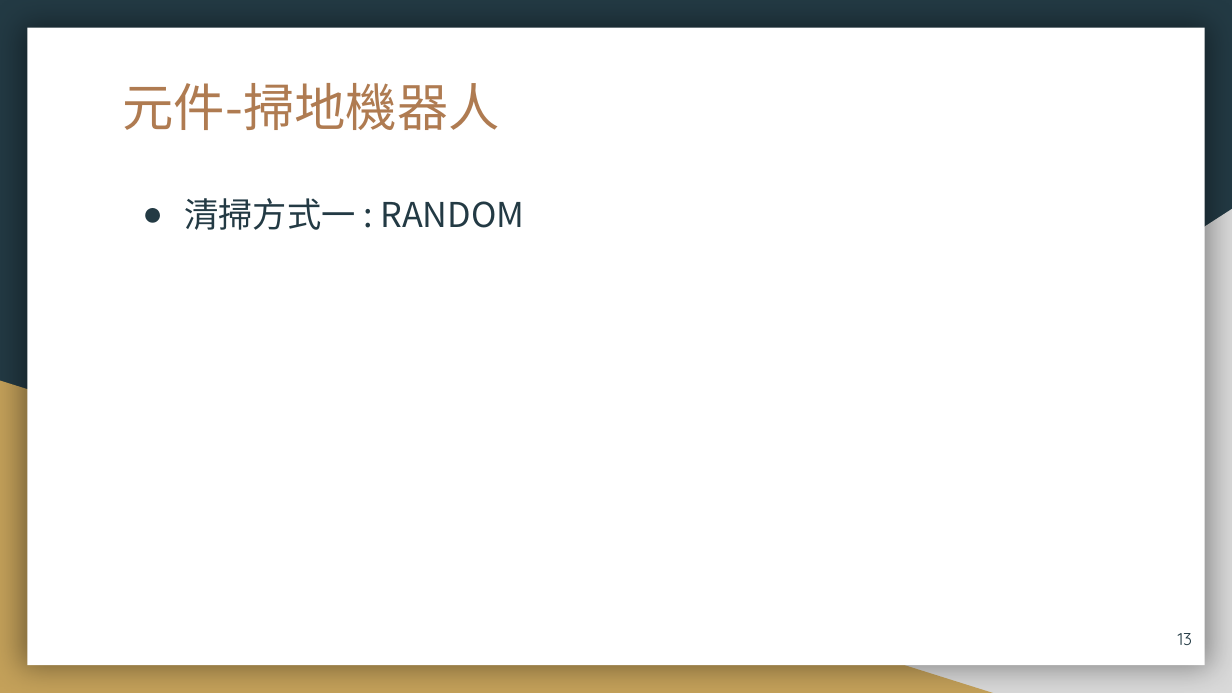
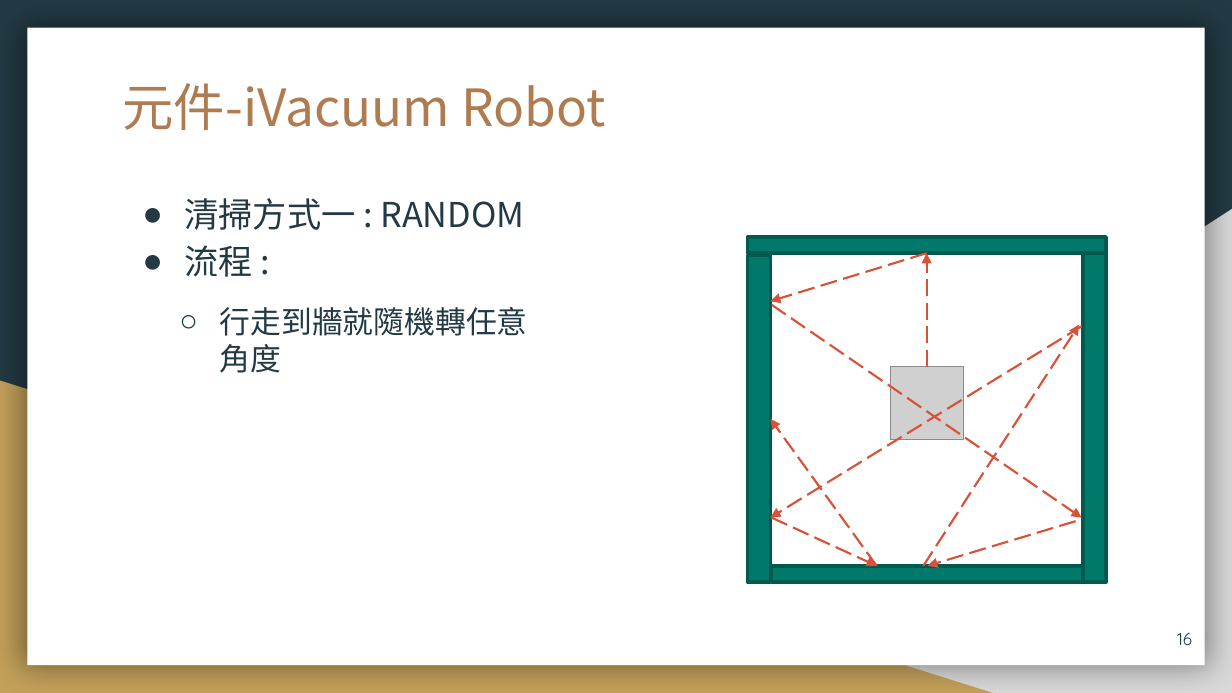
Before and after one commit to 106971001/AI, a slide deck: slide 16 of AI_Filnal_ppt.pptx (slide 13 before the commit). Drawn at 1232x693 pixels with LibreOffice and Linux fonts; fonts in the diff are those of the drawing; grey boxes stand for pictures. Boxes give left, top, right and bottom in pixels: in the first picture for what was removed or moved away, otherwise in the second. Text is boxed around its words. In the diff, an @@ line names an element or a change of style, - is before the commit and + after.

```diff
--- a/AI_Filnal_ppt.pptx
+++ b/AI_Filnal_ppt.pptx
@@ title at [123, 83, 606, 130]: text changed @@
-元件-掃地機器人
+元件-iVacuum Robot
@@ rectangle added at [748, 237, 1106, 253], fill #00796B, outline #005A4F 2 pt @@
@@ text at [184, 245, 528, 373]: paragraphs added @@
+● 流程 :
+  ○ 行走到牆就隨機轉任意角度
@@ rectangle added at [748, 255, 771, 582], fill #00796B, outline #005A4F 2 pt @@
@@ arrow added from (926, 253) to (770, 302), #D8513A 1.25 pt dashed @@
@@ arrow added from (926, 367) to (926, 253), #D8513A 1.25 pt dashed @@
@@ rectangle added at [1083, 253, 1106, 582], fill #00796B, outline #005A4F 2 pt @@
@@ arrow added from (1082, 326) to (770, 517), #D8513A 1.25 pt dashed @@
@@ arrow added from (771, 304) to (1082, 517), #D8513A 1.25 pt dashed @@
@@ arrow added from (923, 565) to (1079, 325), #D8513A 1.25 pt dashed @@
@@ picture added at [891, 367, 963, 440] @@
@@ arrow added from (877, 565) to (770, 419), #D8513A 1.25 pt dashed @@
@@ arrow added from (771, 517) to (877, 565), #D8513A 1.25 pt dashed @@
@@ arrow added from (1076, 521) to (928, 565), #D8513A 1.25 pt dashed @@
@@ rectangle added at [771, 565, 1083, 582], fill #00796B, outline #005A4F 2 pt @@
@@ page number at [1177, 633, 1192, 645]: text changed @@
-13
+16
```
Also in this commit, not shown: 10 other slides changed, 10 slides added, 3 slides removed, 9 other files.
